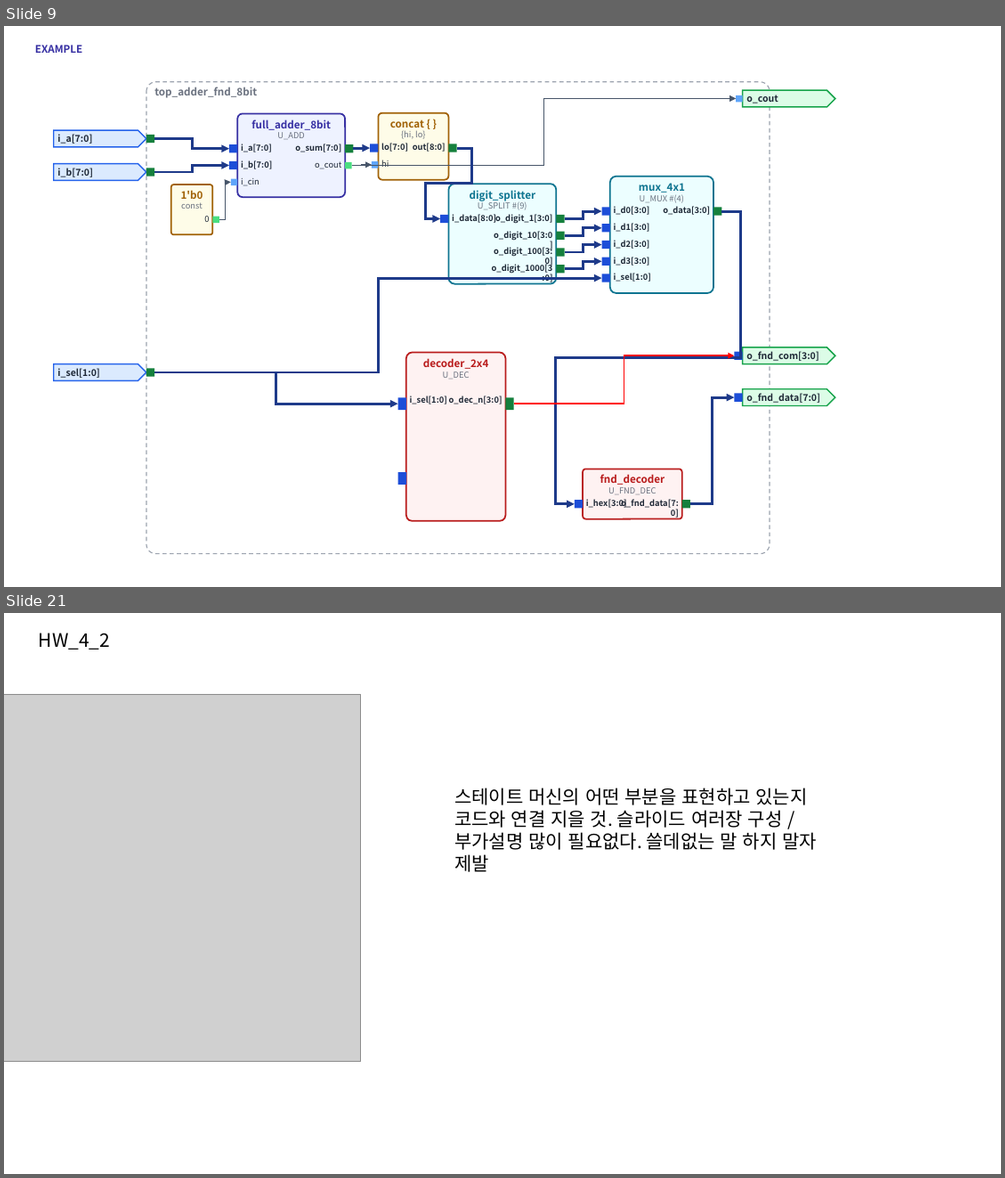
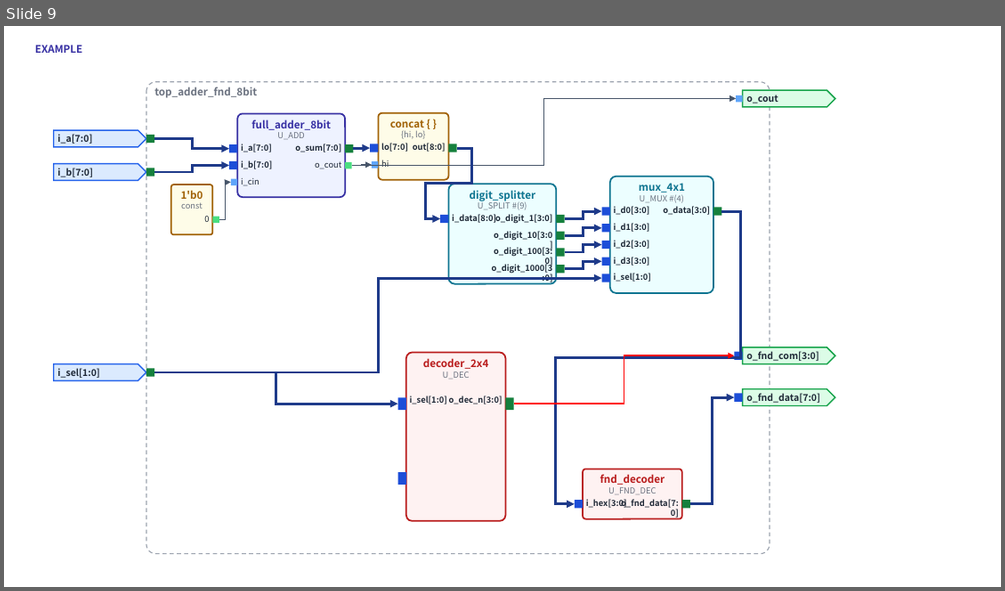
Before and after one commit to kimsacademy1234-max/System_Verilog, a slide deck: vfile/inform_module/module_library.pptx. Shown one above the other, each under a label of ours: slides 9 and 21 before the commit, slide 9 after it; the slides between them are not shown. The pictures are 1005x1178 and 1005x591 pixels, drawn with LibreOffice and Linux fonts; fonts in the diff are those of the drawing; grey boxes stand for pictures. Boxes give left, top, right and bottom in pixels: in the first picture for what was removed or moved away, otherwise in the second. Text is boxed around its words. In the diff, an @@ line names an element or a change of style, - is before the commit and + after.

```diff
--- a/vfile/inform_module/module_library.pptx
+++ b/vfile/inform_module/module_library.pptx
@@ slide 21 removed at <box>4,613,1001,1174</box>, background #FFFFFF @@
@@ text removed at <box>39,633,110,649</box> @@
-HW_4_2
@@ picture removed at <box>4,694,361,1062</box> @@
@@ text removed at <box>454,787,817,872</box> @@
-스테이트 머신의 어떤 부분을 표현하고 있는지 코드와 연결 지을 것. 슬라이드 여러장 구성 / 부가설명 많이 필요없다. 쓸데없는 말 하지 말자 제발
```
Also in this commit, not shown: 1 slide changed, 14 other slides removed, 10 other files.
